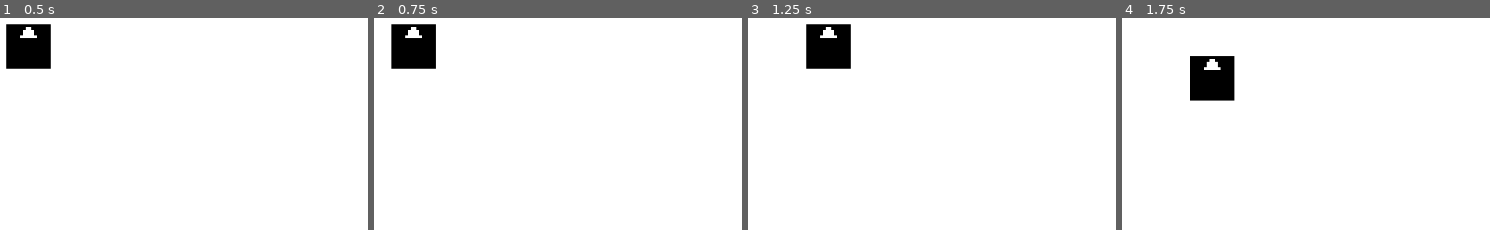
Above: before the commit, frames 1-4 (left to right).
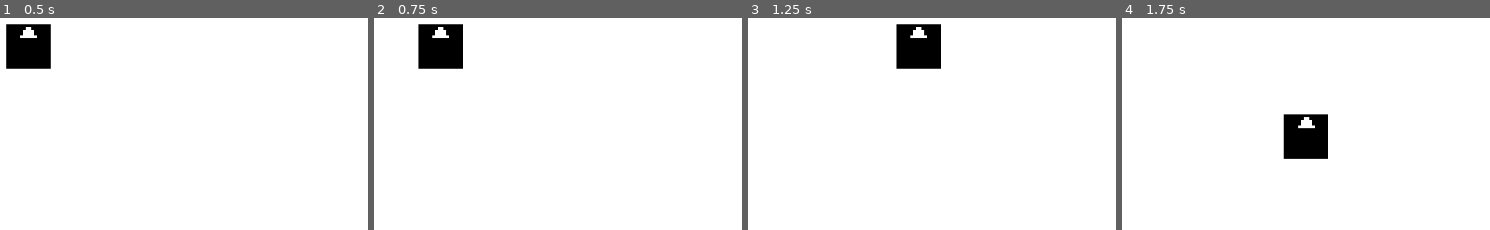
Above: after the commit, the same moments.

Repository: Marcin-Lach/javsc
Game: Godot game, scene res://main.tscn
Two runs of this game, one before a commit and one after it. Both use one fixed random seed, a clock stepped at 60 frames per second and the inputs below.
Inputs:
- Up to frame 1 (0.5 s): no input
- Up to frame 2 (0.75 s): tap Enter at 0.5 s; hold Right (right, bound only after the commit) from 0.53 s (still down)
- Up to frame 3 (1.25 s): keep holding Right (right, bound only after the commit)
- Up to frame 4 (1.75 s): release Right (right, bound only after the commit) at 1.28 s; hold Down (down, bound only after the commit) from 1.28 s (still down)

Frame 1 is identical in both runs. In frame 2, 2.9% of the frame differs, in the area x 4-25%, y 2-25%; in frame 3, 4.9%; in frame 4, 4.9%, in the area x 18-56%, y 17-67%.

Commit message:
Using Input abstraction for player movement
I got the mooooooves like jagger

Diff:
--- a/src/PlayerMovement.gd
+++ b/src/PlayerMovement.gd
@@ -1,5 +1,6 @@
 extends RigidBody2D
 
+@export var speed = 100
 
 # Called when the node enters the scene tree for the first time.
 func _ready():
@@ -10,15 +11,9 @@
 func _process(delta):
 	pass
 
+func set_velocity():
+	var input_direction = Input.get_vector("left", "right", "up", "down")
+	linear_velocity = input_direction * speed
+
 func _physics_process(delta):
-	if Input.is_key_pressed(KEY_RIGHT):
-		linear_velocity.x += 10
-
-	if Input.is_key_pressed(KEY_LEFT):
-		linear_velocity.x -= 10
-
-	if Input.is_key_pressed(KEY_UP):
-		linear_velocity.y -= 10
-
-	if Input.is_key_pressed(KEY_DOWN):
-		linear_velocity.y += 10
+	set_velocity()
--- a/src/project.godot
+++ b/src/project.godot
@@ -19,6 +19,33 @@
 
 project/assembly_name="javsc"
 
+[input]
+
+down={
+"deadzone": 0.5,
+"events": [Object(InputEventKey,"resource_local_to_scene":false,"resource_name":"","device":0,"window_id":0,"alt_pressed":false,"shift_pressed":false,"ctrl_pressed":false,"meta_pressed":false,"pressed":false,"keycode":0,"physical_keycode":4194322,"key_label":0,"unicode":0,"echo":false,"script":null)
+, Object(InputEventJoypadMotion,"resource_local_to_scene":false,"resource_name":"","device":-1,"axis":1,"axis_value":1.0,"script":null)
+]
+}
+up={
+"deadzone": 0.5,
+"events": [Object(InputEventKey,"resource_local_to_scene":false,"resource_name":"","device":0,"window_id":0,"alt_pressed":false,"shift_pressed":false,"ctrl_pressed":false,"meta_pressed":false,"pressed":false,"keycode":4194320,"physical_keycode":4194320,"key_label":4194320,"unicode":0,"echo":false,"script":null)
+, Object(InputEventJoypadMotion,"resource_local_to_scene":false,"resource_name":"","device":-1,"axis":1,"axis_value":-1.0,"script":null)
+]
+}
+right={
+"deadzone": 0.5,
+"events": [Object(InputEventKey,"resource_local_to_scene":false,"resource_name":"","device":0,"window_id":0,"alt_pressed":false,"shift_pressed":false,"ctrl_pressed":false,"meta_pressed":false,"pressed":false,"keycode":0,"physical_keycode":4194321,"key_label":0,"unicode":0,"echo":false,"script":null)
+, Object(InputEventJoypadMotion,"resource_local_to_scene":false,"resource_name":"","device":-1,"axis":0,"axis_value":1.0,"script":null)
+]
+}
+left={
+"deadzone": 0.5,
+"events": [Object(InputEventKey,"resource_local_to_scene":false,"resource_name":"","device":-1,"window_id":0,"alt_pressed":false,"shift_pressed":false,"ctrl_pressed":false,"meta_pressed":false,"pressed":false,"keycode":0,"physical_keycode":4194319,"key_label":0,"unicode":0,"echo":false,"script":null)
+, Object(InputEventJoypadMotion,"resource_local_to_scene":false,"resource_name":"","device":-1,"axis":0,"axis_value":-1.0,"script":null)
+]
+}
+
 [rendering]
 
 textures/canvas_textures/default_texture_filter=0
